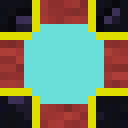
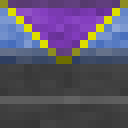
Two versions of the same layered image (128 × 128). Layer-by-layer changes:
showed group "Tailor Side" (6 layers) over [0, 0, 128, 128]
painted on "Layer #6" over [8, 0, 16, 8]
hid group "Jeweler Top" (5 layers) over [0, 0, 128, 128]
